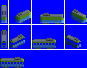
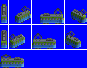
Before/after of a 87 × 68 layered artwork. What changed in the layer stack:
showed "panto", painted on it over [1, 4, 87, 60]
showed "windows", painted on it over [0, 13, 86, 64]
painted on "2cc" over [0, 12, 86, 67]
